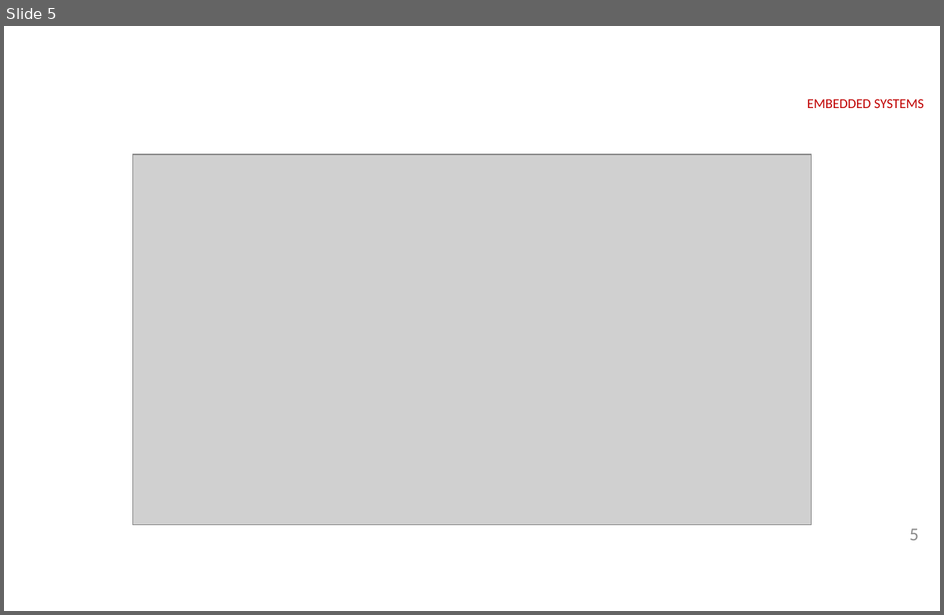
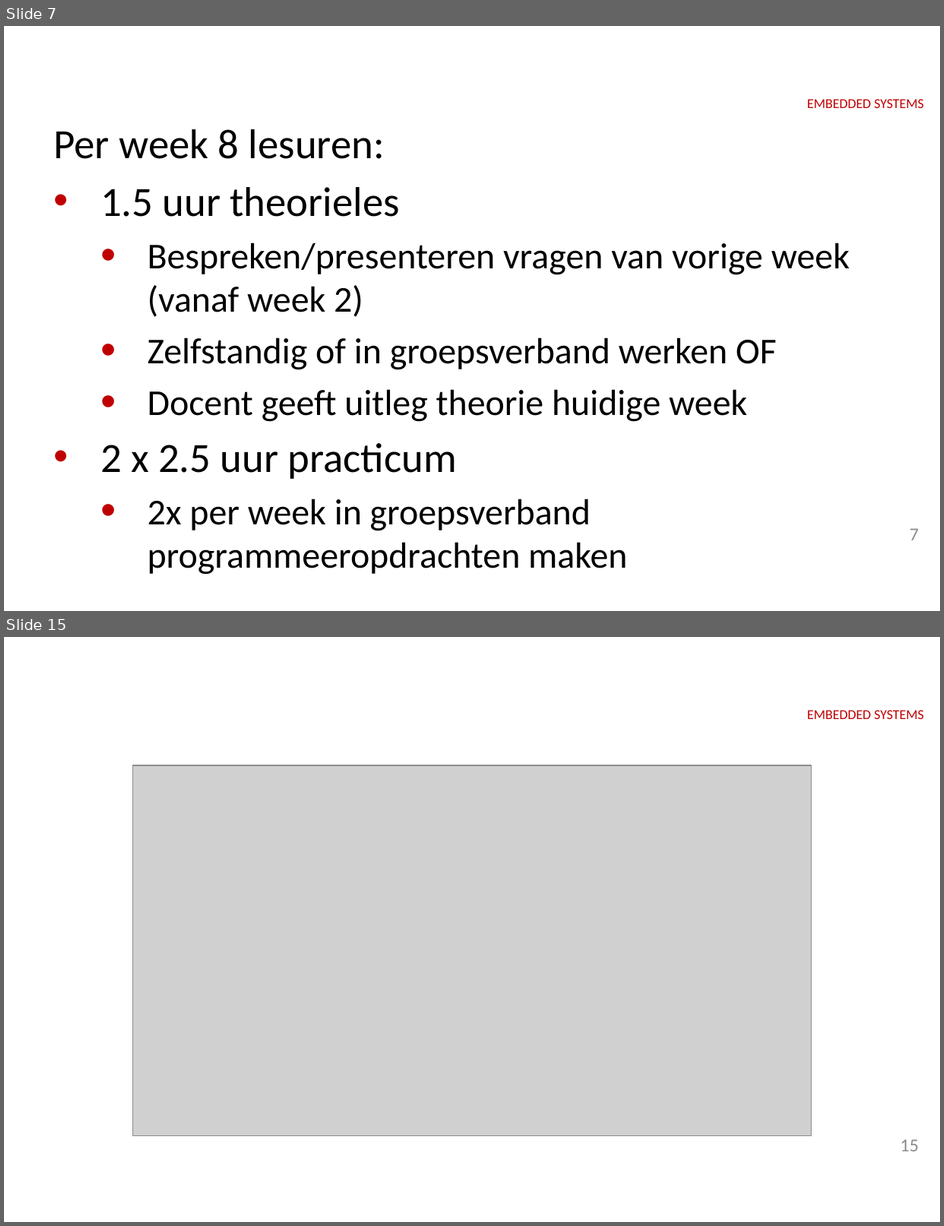
Before and after one commit to HR-ELEKTRO/ems2, a slide deck: Presentaties/EMS20_week1_theorie.pptx. Shown one above the other, each under a label of ours: slide 5 before the commit, slides 7 and 15 after it; the slides between them are not shown. The pictures are 944x615 and 944x1226 pixels, drawn with LibreOffice and Linux fonts; fonts in the diff are those of the drawing; grey boxes stand for pictures; background and template pictures are left out. Boxes give left, top, right and bottom in pixels: in the first picture for what was removed or moved away, otherwise in the second. Text is boxed around its words. In the diff, an @@ line names an element or a change of style, - is before the commit and + after.

Commit message:
Opzet theorie week 1

```diff
--- a/Presentaties/EMS20_week1_theorie.pptx
+++ b/Presentaties/EMS20_week1_theorie.pptx
@@ slide 7 added at box(4, 26, 940, 611), background #FFFFFF; not listed: 1 template element that a slide beside it also shows @@
@@ title added at box(44, 26, 899, 112), 40 pt, text #FFFFFF, bold @@
+Werkvormen
@@ text added at box(53, 129, 850, 575), 28 pt, text #000000 @@
+Per week 8 lesuren:
+• 1.5 uur theorieles
+  • Bespreken/presenteren vragen van vorige week (vanaf week 2)
+  • Zelfstandig of in groepsverband werken OF
+  • Docent geeft uitleg theorie huidige week
+• 2 x 2.5 uur practicum
+  • 2x per week in groepsverband programmeeropdrachten maken
@@ page number added at box(910, 528, 919, 541), 14 pt, text #8C8C8C @@
+7
@@ what was slide 5 is now slide 15 @@
@@ page number at box(901, 1139, 919, 1152): text changed @@
-5
+15
```
Also in this commit, not shown: 1 slide changed, 15 other slides added, 3 slides removed.
